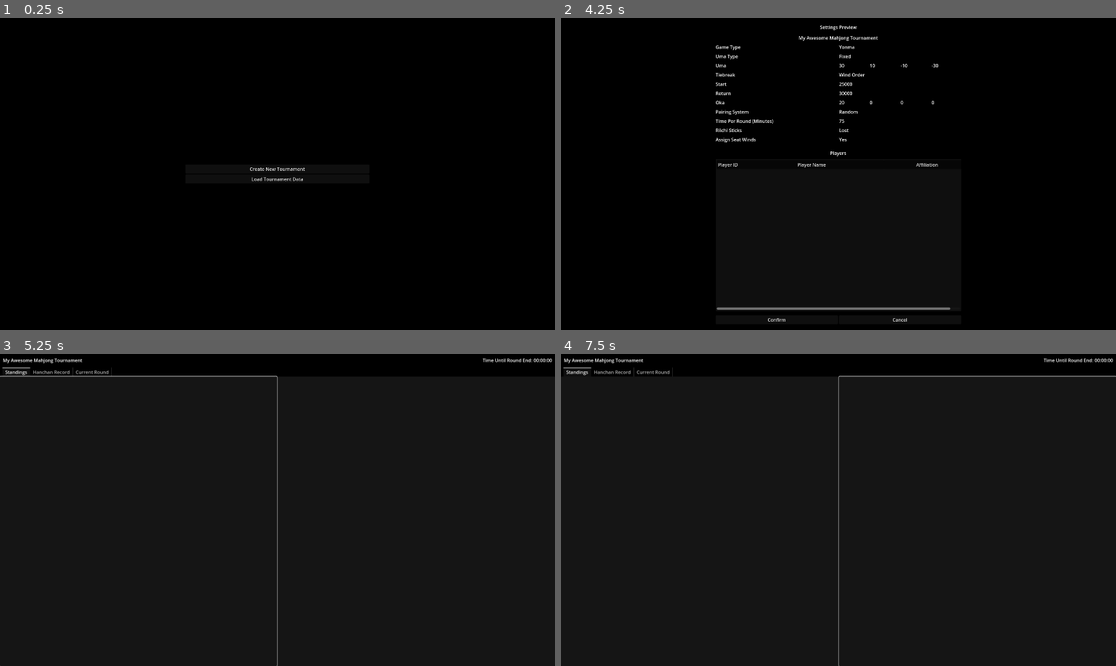
Above: before the commit, frames 1-4 (two rows, left to right).
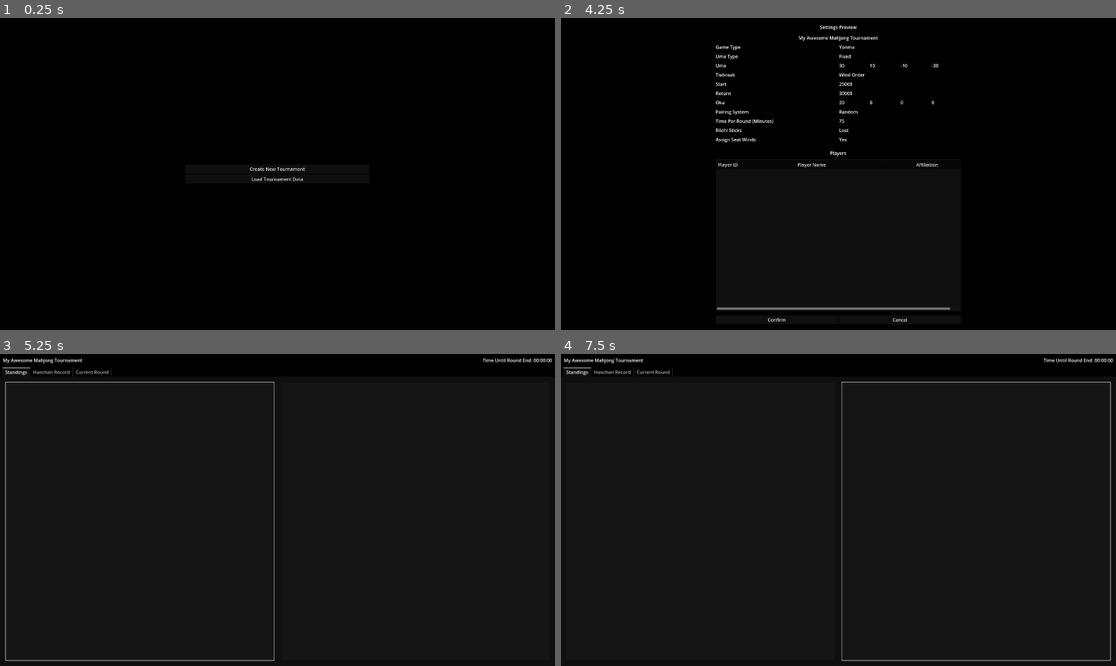
Above: after the commit, the same moments.

Repository: RiichiNomi/TournamentManagementTool
Game: Godot game, scene res://scene/main.tscn
Same seed, same stepped clock (60 frames per second), same inputs: the game is played once before the commit and once after it.
Inputs:
- Up to frame 1 (0.25 s): no input
- Up to frame 2 (4.25 s): click "Create New Tournament" at 0.5 s; click "Start Tournament" at 1.25 s; click "Start Tournament" at 2 s; click "Add One Player" at 2.75 s; click "Add One Player" at 3.5 s
- Up to frame 3 (5.25 s): click "Confirm" at 4.25 s; click "Confirm" at 5 s
- Up to frame 4 (7.5 s): click "Confirm" at 5.75 s; click "Confirm" at 6.5 s; click "Cancel" at 7.25 s

Frames 1-2 are identical in both runs. In frame 3, 1.0% of the frame differs, in the area x 0-51%, y 6-100%; in frame 4, 1.0%.

Commit message:
Do some refactoring and fix an issue where players were not shown in the tournament preview screen if advanced settings were off.

Diff:
--- a/scene/setup/tournament_settings.gd
+++ b/scene/setup/tournament_settings.gd
@@ -41,7 +41,7 @@
 @onready var shuugi_return_value : NumericLineEdit = $HBoxContainer/SettingsPane/AdvancedSettingsContainer/ShuugiContainer/ReturnContainer/HBoxContainer2/MarginContainer/ReturnValue
 @onready var score_per_shuugi : NumericLineEdit = $HBoxContainer/SettingsPane/AdvancedSettingsContainer/ShuugiContainer/ScoreSettingContainer/HBoxContainer2/MarginContainer/ScoreSettingInput
 
-@onready var players_pane : PlayersPane = $HBoxContainer/PlayersPane
+@onready var players_pane : PlayersInputPane = $HBoxContainer/PlayersPane
 
 var TournamentSettingsPreviewScene = preload("res://scene/setup/tournament_settings_preview.tscn")
 
@@ -176,9 +176,6 @@
 
 	tournament.registered_players = players_pane.export()
 
-	for player in tournament.registered_players:
-		print("%d: %s, %s" % [player.id, player.name, player.affiliation])
-
 	var preview_scene = TournamentSettingsPreviewScene.instantiate()
 	preview_scene.init(tournament)
 
--- a/scene/setup/tournament_settings.tscn
+++ b/scene/setup/tournament_settings.tscn
@@ -3,8 +3,8 @@
 [ext_resource type="Script" path="res://scene/setup/tournament_settings.gd" id="1_g6f8p"]
 [ext_resource type="PackedScene" uid="uid://dj7jf4cdfcxsm" path="res://scene/widget/uma_container.tscn" id="2_fb0oh"]
 [ext_resource type="Script" path="res://scene/widget/NumericLineEdit.gd" id="3_ng8op"]
-[ext_resource type="Script" path="res://scene/widget/PlayersPane.gd" id="4_kxprx"]
-[ext_resource type="Script" path="res://scene/widget/PlayerTable.gd" id="5_c6dev"]
+[ext_resource type="Script" path="res://scene/widget/PlayersInputPane.gd" id="4_44hym"]
+[ext_resource type="Script" path="res://scene/widget/PlayerPreviewTable.gd" id="5_o7qol"]
 
 [node name="TournamentSettings" type="Control"]
 layout_mode = 3
@@ -672,7 +672,7 @@
 [node name="PlayersPane" type="VBoxContainer" parent="HBoxContainer"]
 layout_mode = 2
 size_flags_horizontal = 3
-script = ExtResource("4_kxprx")
+script = ExtResource("4_44hym")
 
 [node name="PlayersTitleContainer" type="MarginContainer" parent="HBoxContainer/PlayersPane"]
 layout_mode = 2
@@ -702,7 +702,7 @@
 hide_folding = true
 enable_recursive_folding = false
 hide_root = true
-script = ExtResource("5_c6dev")
+script = ExtResource("5_o7qol")
 
 [node name="TextEdit" type="TextEdit" parent="HBoxContainer/PlayersPane/MarginContainer"]
 visible = false
--- a/scene/setup/tournament_settings_preview.gd
+++ b/scene/setup/tournament_settings_preview.gd
@@ -98,26 +98,26 @@
 			start_shuugi.visible = false
 			end_shuugi.visible = false
 			score_per_shuugi.visible = false
-
-		for player in tournament.registered_players:
-			var row = player_table.create_item()
-
-			row.set_cell_mode(0, TreeItem.CELL_MODE_STRING)
-			row.set_cell_mode(1, TreeItem.CELL_MODE_STRING)
-			row.set_cell_mode(2, TreeItem.CELL_MODE_STRING)
-
-			row.set_text(0, str(player.id))
-			row.set_text(1, player.name)
-			row.set_text(2, player.affiliation)
-
-			row.set_editable(0, false)
-			row.set_editable(1, false)
-			row.set_editable(2, false)
 	else:
 		score_per_thousand_points.visible = false
 		start_shuugi.visible = false
 		end_shuugi.visible = false
 		score_per_shuugi.visible = false
+
+	for player in tournament.registered_players:
+		var row = player_table.create_item()
+
+		row.set_cell_mode(0, TreeItem.CELL_MODE_STRING)
+		row.set_cell_mode(1, TreeItem.CELL_MODE_STRING)
+		row.set_cell_mode(2, TreeItem.CELL_MODE_STRING)
+
+		row.set_text(0, str(player.id))
+		row.set_text(1, player.name)
+		row.set_text(2, player.affiliation)
+
+		row.set_editable(0, false)
+		row.set_editable(1, false)
+		row.set_editable(2, false)
 
 func _handle_confirm():
 	data_store.tournament = tournament
--- a/scene/setup/tournament_settings_preview.tscn
+++ b/scene/setup/tournament_settings_preview.tscn
@@ -3,7 +3,7 @@
 [ext_resource type="Script" path="res://scene/setup/tournament_settings_preview.gd" id="1_is60x"]
 [ext_resource type="PackedScene" uid="uid://cl8xmaaqgbpap" path="res://scene/widget/setting_display.tscn" id="2_emjvx"]
 [ext_resource type="PackedScene" uid="uid://bivo75jlpqqx8" path="res://scene/widget/uma_display.tscn" id="3_17m5a"]
-[ext_resource type="Script" path="res://scene/widget/PlayerTable.gd" id="4_4kyld"]
+[ext_resource type="Script" path="res://scene/widget/PlayerPreviewTable.gd" id="4_m7fuc"]
 
 [node name="Control" type="Control"]
 layout_mode = 3
@@ -143,7 +143,7 @@
 enable_recursive_folding = false
 hide_root = true
 select_mode = 1
-script = ExtResource("4_4kyld")
+script = ExtResource("4_m7fuc")
 
 [node name="Controls" type="HBoxContainer" parent="HBoxContainer/SettingsPreview"]
 layout_mode = 2
--- a/scene/tournament/tournament_management.tscn
+++ b/scene/tournament/tournament_management.tscn
@@ -76,11 +76,27 @@
 layout_mode = 2
 size_flags_horizontal = 3
 
-[node name="ItemList" type="Tree" parent="VBoxContainer/MainContainer/TabContainer/Standings/Standings"]
+[node name="PlayerListContainer" type="MarginContainer" parent="VBoxContainer/MainContainer/TabContainer/Standings/Standings"]
+layout_mode = 2
+size_flags_horizontal = 3
+theme_override_constants/margin_left = 20
+theme_override_constants/margin_top = 20
+theme_override_constants/margin_right = 10
+theme_override_constants/margin_bottom = 20
+
+[node name="PlayerList" type="Tree" parent="VBoxContainer/MainContainer/TabContainer/Standings/Standings/PlayerListContainer"]
 layout_mode = 2
 size_flags_horizontal = 3
 
-[node name="HanchanHistory" type="Tree" parent="VBoxContainer/MainContainer/TabContainer/Standings/Standings"]
+[node name="HanchanHistoryContainer" type="MarginContainer" parent="VBoxContainer/MainContainer/TabContainer/Standings/Standings"]
+layout_mode = 2
+size_flags_horizontal = 3
+theme_override_constants/margin_left = 10
+theme_override_constants/margin_top = 20
+theme_override_constants/margin_right = 20
+theme_override_constants/margin_bottom = 20
+
+[node name="HanchanHistory" type="Tree" parent="VBoxContainer/MainContainer/TabContainer/Standings/Standings/HanchanHistoryContainer"]
 layout_mode = 2
 size_flags_horizontal = 3
 
--- a/scene/widget/PlayerTable.gd
+++ b/scene/widget/PlayerPreviewTable.gd
@@ -1,5 +1,5 @@
 extends Tree
-class_name PlayerTable
+class_name PlayerPreviewTable
 
 # Called when the node enters the scene tree for the first time.
 func _ready():
--- a/scene/widget/PlayersPane.gd
+++ b/scene/widget/PlayersInputPane.gd
@@ -1,7 +1,7 @@
 extends VBoxContainer
-class_name PlayersPane
+class_name PlayersInputPane
 
-@onready var player_table : PlayerTable = $MarginContainer/PlayerTable
+@onready var player_table : PlayerPreviewTable = $MarginContainer/PlayerTable
 @onready var text_input : TextEdit = $MarginContainer/TextEdit
 
 @onready var add_player_button : Button = $HBoxContainer/AddPlayerContainer/AddPlayerButton
@@ -21,7 +21,7 @@
 		row.set_cell_mode(2, TreeItem.CELL_MODE_STRING)
 
 		row.set_text(0, str(player_table.get_root().get_child_count()))
-		row.set_text(1, "Freed Jyanshi With A Really Long Name")
+		row.set_text(1, "Freed Jyanshi")
 		row.set_text(2, "Riichi Nomi NYC")
 
 		row.set_editable(0, false)
@@ -31,6 +31,8 @@
 		var csv = text_input.text
 		var lines = csv.split("\n")
 		for line in lines:
+			if line == "":
+				continue
 			var tokens = line.split(",")
 			var row = player_table.create_item()
 
